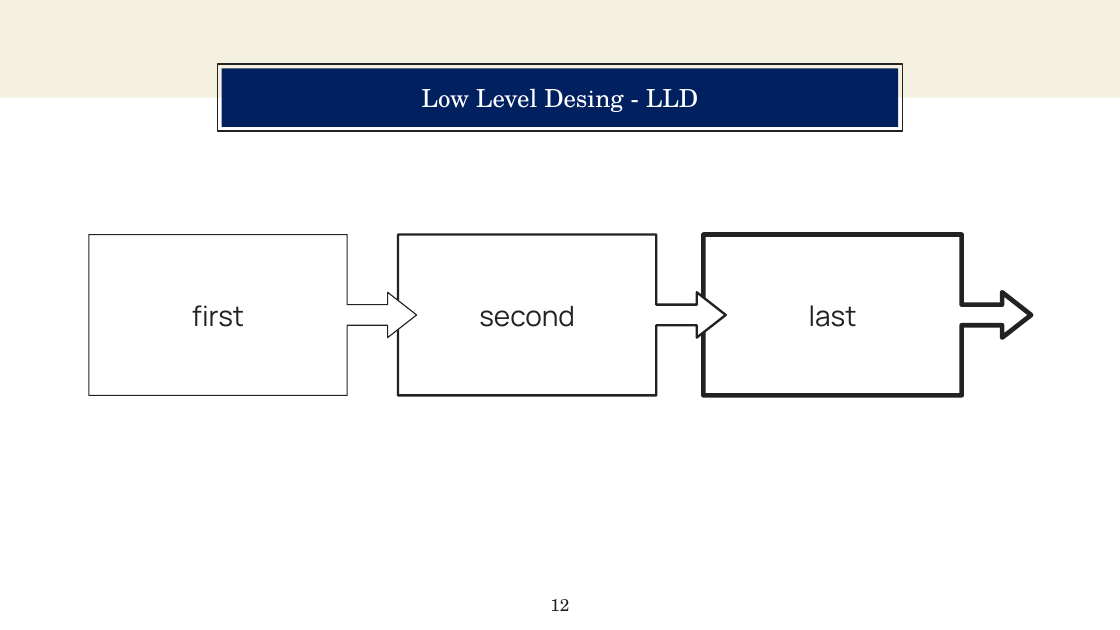
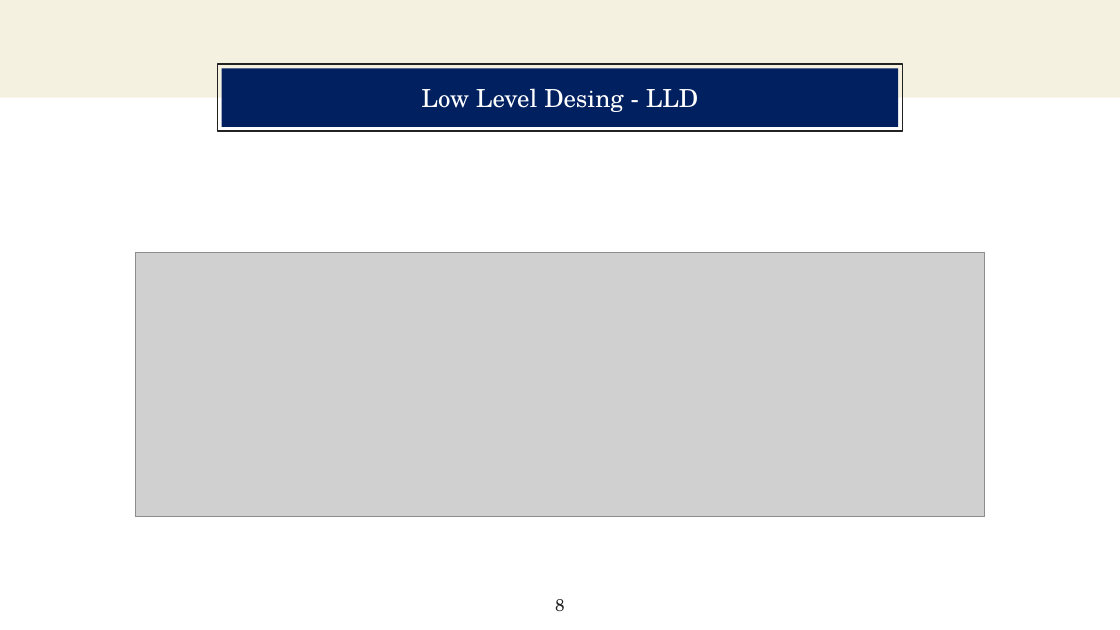
Before and after one commit to KaioZaniboni/Projeto-Individual, a slide deck: slide 8 of pptx/NósTreidamos.pptx (slide 12 before the commit). Drawn at 1120x630 pixels with LibreOffice and Linux fonts; fonts in the diff are those of the drawing; grey boxes stand for pictures. Boxes give left, top, right and bottom in pixels: in the first picture for what was removed or moved away, otherwise in the second. Text is boxed around its words. In the diff, an @@ line names an element or a change of style, - is before the commit and + after.

```diff
--- a/pptx/NósTreidamos.pptx
+++ b/pptx/NósTreidamos.pptx
@@ right arrow callout removed at bbox=[88, 234, 417, 395] @@
-first
@@ right arrow callout removed at bbox=[398, 234, 726, 395] @@
-second
@@ right arrow callout removed at bbox=[703, 234, 1032, 395] @@
-last
@@ picture added at bbox=[136, 252, 986, 516] @@
@@ page number at bbox=[555, 599, 565, 612]: text changed @@
-12
+8
```
Also in this commit, not shown: 2 other slides changed, 2 slides added, 2 slides removed, 5 other files.
